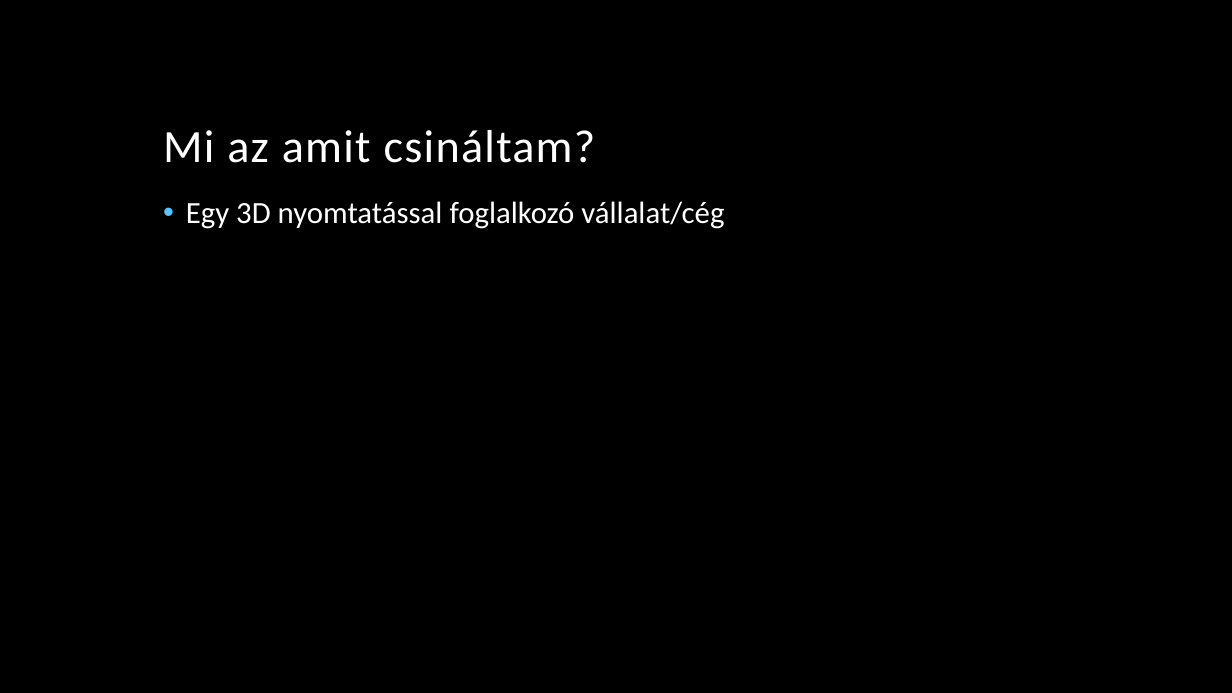
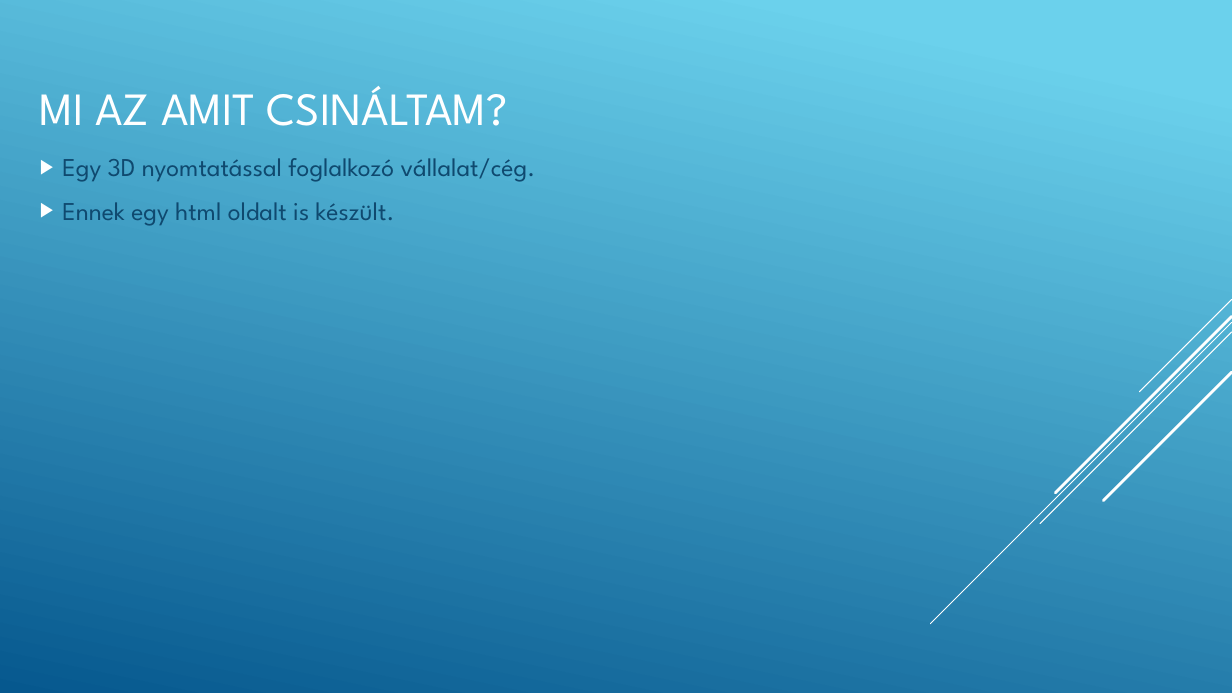
Before and after one commit to milan1252/3D-Nyomtatas, a slide deck: slide 2 of 3DNyomtatás.pptx. Drawn at 1232x693 pixels with LibreOffice and Linux fonts; fonts in the diff are those of the drawing; background and template pictures are left out. Boxes give left, top, right and bottom in pixels: in the first picture for what was removed or moved away, otherwise in the second. Text is boxed around its words. In the diff, an @@ line names an element or a change of style, - is before the commit and + after.

```diff
--- a/3DNyomtatás.pptx
+++ b/3DNyomtatás.pptx
@@ background picture (left out) to gradient #6ED2EB to #06588E @@
@@ title "MI AZ AMIT CSINÁLTAM?" at [40, 86, 508, 126]: vertical alignment bottom to middle @@
@@ title at [40, 86, 508, 126]: text changed; font Calibri to League Spartan @@
-Mi az amit csináltam?
+MI AZ AMIT CSINÁLTAM?
@@ text at [62, 158, 536, 226]: text changed; size 24 to 20 pt; font Calibri to League Spartan; text colour #FFFFFF to #0F496F @@
-• Egy 3D nyomtatással foglalkozó vállalat/cég
+▶ Egy 3D nyomtatással foglalkozó vállalat/cég.
+▶ Ennek egy html oldalt is készült.
@@ group added at [931, 299, 1232, 624]: 5 lines @@
```
Also in this commit, not shown: 1 other slide changed, 4 slides added, 1 other file.
